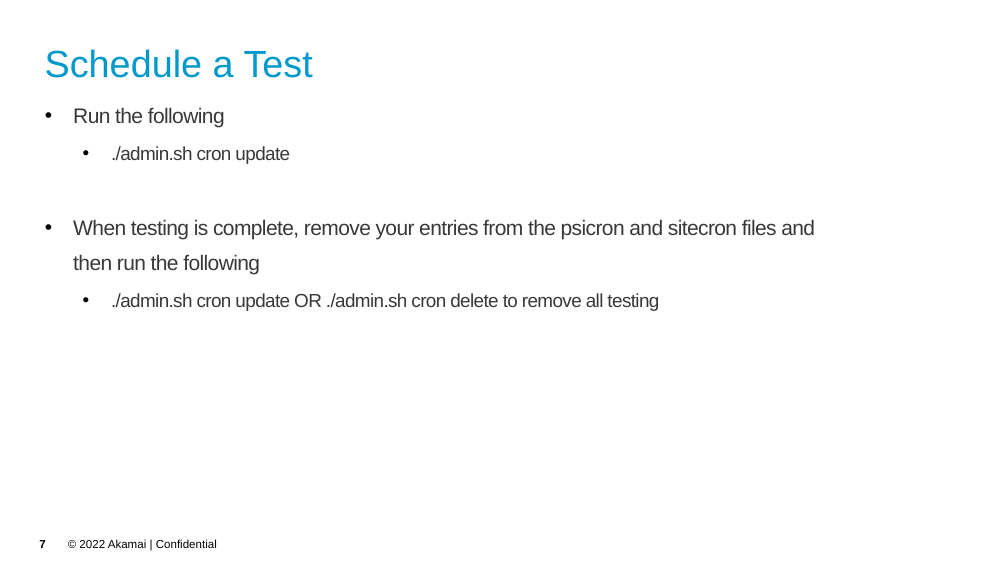
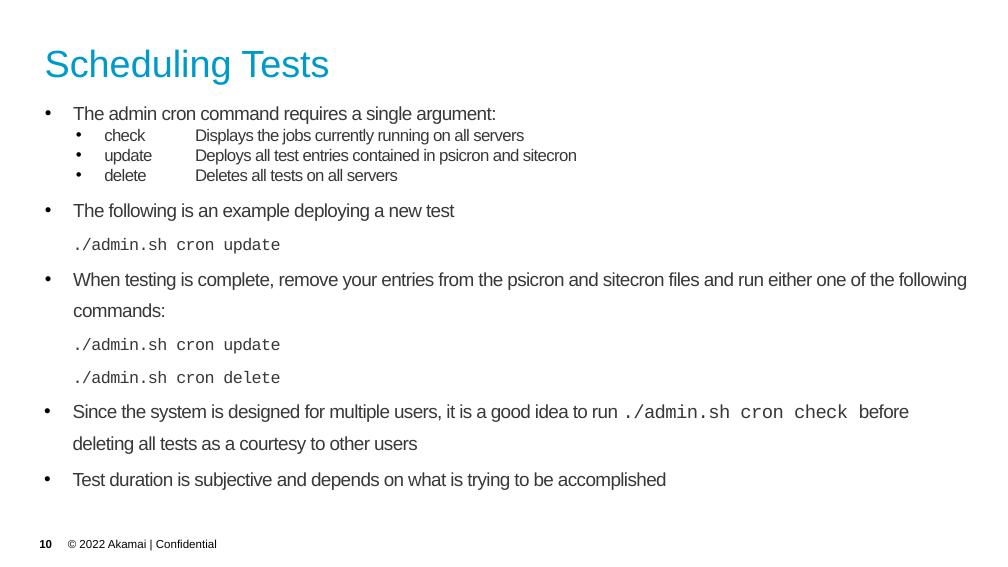
Before and after one commit to akamai-consulting/sitespeed, a slide deck: slide 10 of Info/Guide.pptx (slide 7 before the commit). Drawn at 1008x567 pixels with LibreOffice and Linux fonts; fonts in the diff are those of the drawing; background and template pictures are left out. Boxes give left, top, right and bottom in pixels: in the first picture for what was removed or moved away, otherwise in the second. Text is boxed around its words. In the diff, an @@ line names an element or a change of style, - is before the commit and + after.

Commit message:
Complete users guide

```diff
--- a/Info/Guide.pptx
+++ b/Info/Guide.pptx
@@ title at [45, 49, 329, 84]: text changed @@
-Schedule a Test
+Scheduling Tests
@@ text at [73, 106, 577, 221]: text changed; size 20 to 16 pt @@
-• Run the following
+• The admin cron command requires a single argument:
+• check Displays the jobs currently running on all servers
+• update Deploys all test entries contained in psicron and sitecron
+• delete Deletes all tests on all servers
+• The following is an example deploying a new test
@@ text at [73, 238, 280, 254]: size 18 to 16 pt, font Arial to Courier New in "./admin.sh cron update"; bullet • to none; list level 2 to 1 in "./admin.sh cron update" @@
@@ text at [73, 272, 968, 490]: text changed; size 20 to 18 pt @@
-• When testing is complete, remove your entries from the psicron and sitecron files and
-  then run the following
-  • ./admin.sh cron update OR ./admin.sh cron delete to remove all testing
+• When testing is complete, remove your entries from the psicron and sitecron files and run either one of the following commands:
+./admin.sh cron update
+./admin.sh cron delete
+• Since the system is designed for multiple users, it is a good idea to run ./admin.sh cron check before deleting all tests as a courtesy to other users
+• Test duration is subjective and depends on what is trying to be accomplished
@@ page number at [39, 540, 52, 548]: text changed @@
-7
+10
```
Also in this commit, not shown: 6 other slides changed, 9 slides added, 1 other file.
